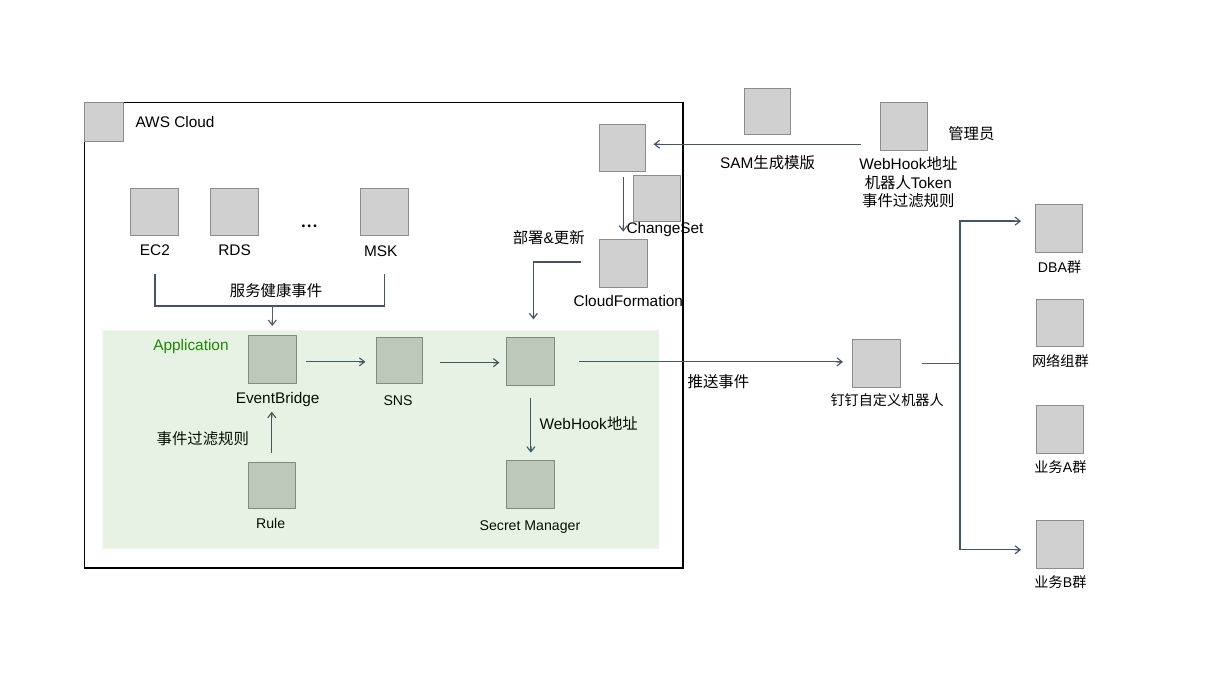
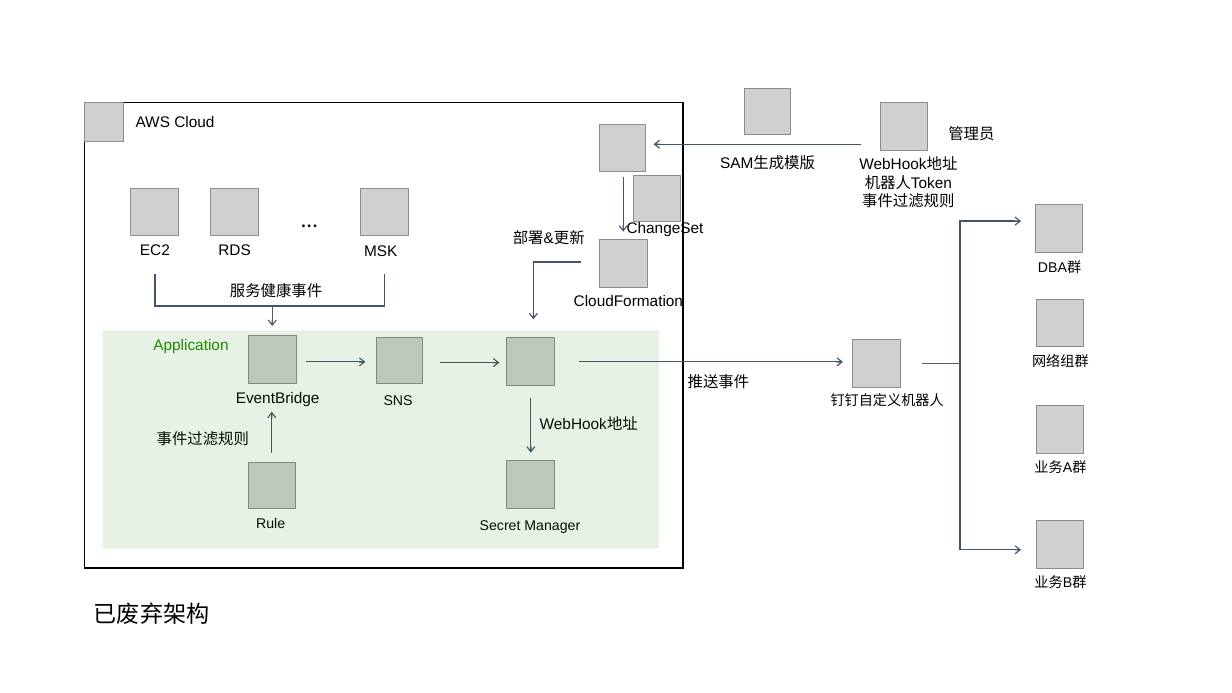
Before and after one commit to zhang1980s/aws-event-bot, a slide deck: slide 3 of docs/picture/Event-Bot-DingTalk-Architecture.pptx (slide 1 before the commit). Drawn at 1232x693 pixels with LibreOffice and Linux fonts; fonts in the diff are those of the drawing; grey boxes stand for pictures. Boxes give left, top, right and bottom in pixels: in the first picture for what was removed or moved away, otherwise in the second. Text is boxed around its words. In the diff, an @@ line names an element or a change of style, - is before the commit and + after.

```diff
--- a/docs/picture/Event-Bot-DingTalk-Architecture.pptx
+++ b/docs/picture/Event-Bot-DingTalk-Architecture.pptx
@@ text added at (x1=94, y1=602, x2=209, y2=624), 18 pt, text #000000 @@
+已废弃架构
```
Also in this commit, not shown: 2 slides added, 1 other file.
